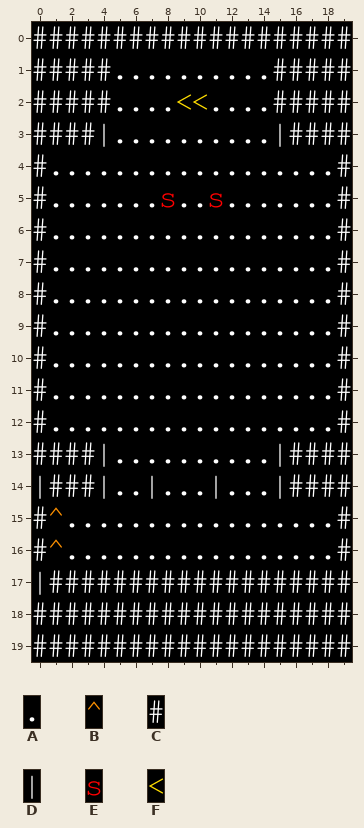
A Tiled map gets an edit: maps/timelab_pinning.tmx. The picture above was drawn from the file before the commit.
Cells are 16x32 px. Shown: x 0..19, y 0..19.
Key: from "editor": A 0 "empty", B 2 "spawn", C 4 "wall", D 5 "pylon", E 6 "simple_foe", F 7 "stair_up".
_ is an empty cell, # one hidden under a higher layer.
Layer "Terrain" before, first column x 0:
 0 CCCCCCCCCCCCCCCCCCCC
 1 CCCCCAAAAAAAAAACCCCC
 2 CCCCCAAAAFFAAAACCCCC
 3 CCCCDAAAAAAAAAADCCCC
 4 CAAAAAAAAAAAAAAAAAAC
 5 CAAAAAAA#AA#AAAAAAAC
 6 CAAAAAAAAAAAAAAAAAAC
 7 CAAAAAAAAAAAAAAAAAAC
 8 CAAAAAAAAAAAAAAAAAAC
 9 CAAAAAAAAAAAAAAAAAAC
10 CAAAAAAAAAAAAAAAAAAC
11 CAAAAAAAAAAAAAAAAAAC
12 CAAAAAAAAAAAAAAAAAAC
13 CCCCDAAAAAAAAAADCCCC
14 DCCCDAADAAADAAADCCCC
15 CBAAAAAAAAAAAAAAAAAC
16 CBAAAAAAAAAAAAAAAAAC
17 DCCCCCCCCCCCCCCCCCCC
18 CCCCCCCCCCCCCCCCCCCC
19 CCCCCCCCCCCCCCCCCCCC
After the commit:
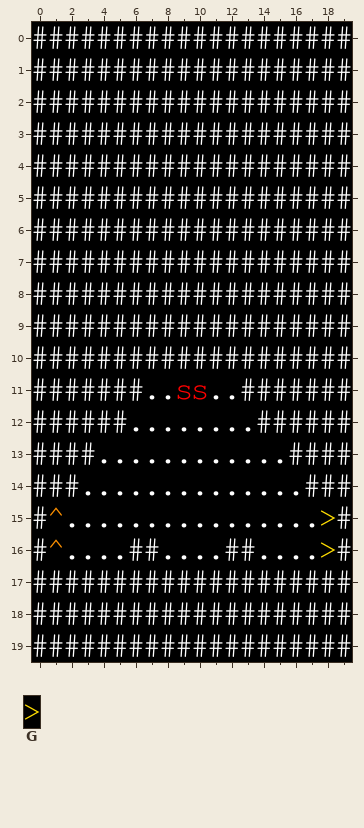
Further tiles: from "editor": G 8 "stair_down".
Edits made:
Layer "Terrain":
y 1: x 5..14 AAAAAAAAAA -> CCCCCCCCCC
y 2: x 5..14 AAAAFFAAAA -> CCCCCCCCCC
y 3: x 4..15 DAAAAAAAAAAD -> CCCCCCCCCCCC
y 4: x 1..18 AAAAAAAAAAAAAAAAAA -> CCCCCCCCCCCCCCCCCC
y 5: x 1..18 AAAAAAA#AA#AAAAAAA -> CCCCCCCCCCCCCCCCCC
y 6..10: x 1..18 AAAAAAAAAAAAAAAAAA -> CCCCCCCCCCCCCCCCCC
y 11: x 1..6 AAAAAA -> CCCCCC; x 13..18 AAAAAA -> CCCCCC
y 12: x 1..5 AAAAA -> CCCCC; x 14..18 AAAAA -> CCCCC
y 13: x 4 D -> A; x 15 D -> A
y 14: x 0 D -> C; x 3..4 CD -> AA; x 7 D -> A; x 11 D -> A; x 15..16 DC -> AA
y 15: x 18 A -> G
y 16: x 6..7 AA -> CC; x 12..13 AA -> CC; x 18 A -> G
y 17: x 0 D -> C
Layer "Foes":
y 5: x 8 E -> _; x 11 E -> _
y 11: x 9..10 __ -> EE
Changed places in both pictures, as pixel boxes (x1, y1, x2, y2):
changed: (49, 58, 335, 499)
changed: (33, 474, 47, 499)
changed: (321, 510, 336, 560)
changed: (129, 538, 159, 561)
changed: (225, 538, 255, 561)
changed: (33, 570, 47, 595)
